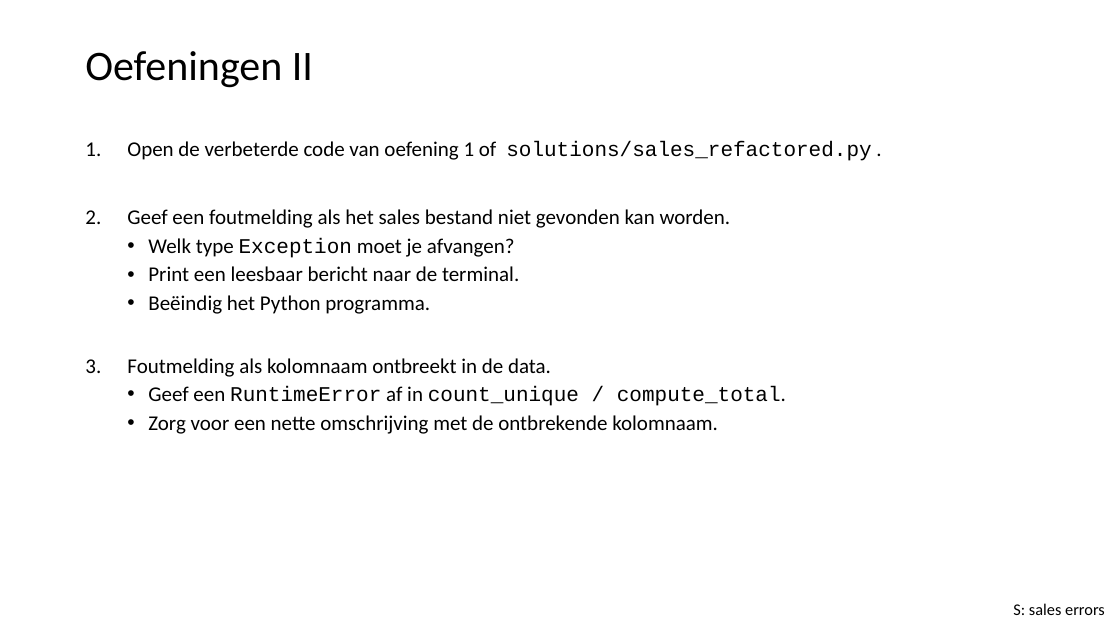
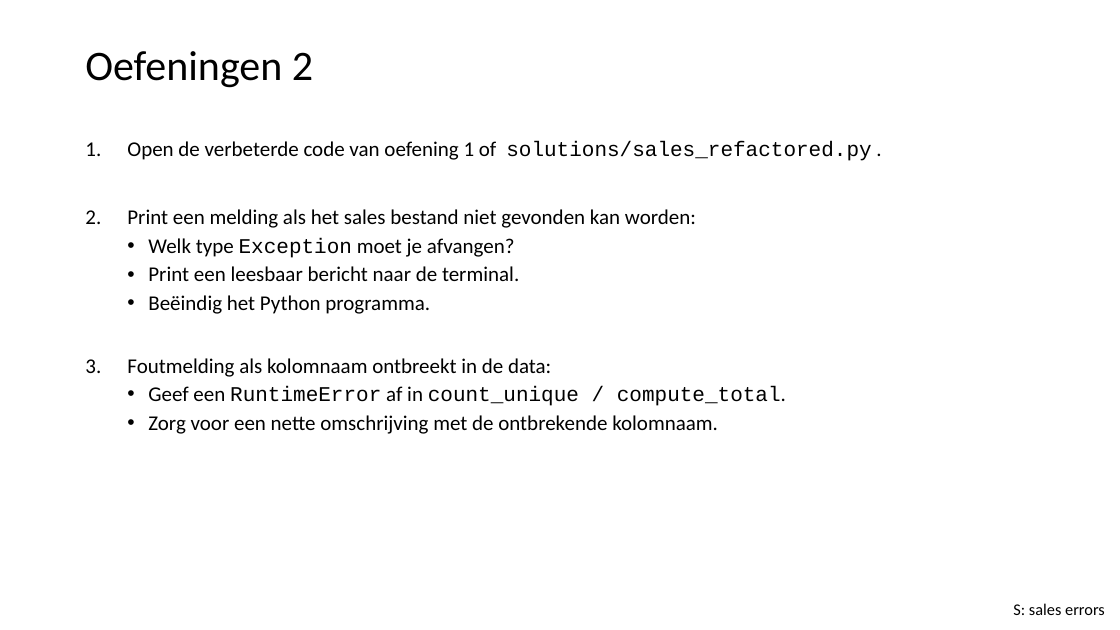
Before and after one commit to LFKoning/knowledge-sharing, a slide deck: slide 35 of python_course_4p/3_production_code/3_production_code.pptx. Drawn at 1120x630 pixels with LibreOffice and Linux fonts; fonts in the diff are those of the drawing. Boxes give left, top, right and bottom in pixels: in the first picture for what was removed or moved away, otherwise in the second. Text is boxed around its words. In the diff, an @@ line names an element or a change of style, - is before the commit and + after.

```diff
--- a/python_course_4p/3_production_code/3_production_code.pptx
+++ b/python_course_4p/3_production_code/3_production_code.pptx
@@ title at [85,51,313,88]: text changed @@
-Oefeningen II
+Oefeningen 2
@@ text at [127,209,696,228]: text changed @@
-2. Geef een foutmelding als het sales bestand niet gevonden kan worden.
+2. Print een melding als het sales bestand niet gevonden kan worden:
@@ text at [127,358,551,377]: text changed @@
-3. Foutmelding als kolomnaam ontbreekt in de data.
+3. Foutmelding als kolomnaam ontbreekt in de data:
```
Also in this commit, not shown: 19 other slides changed, 19 other files.
